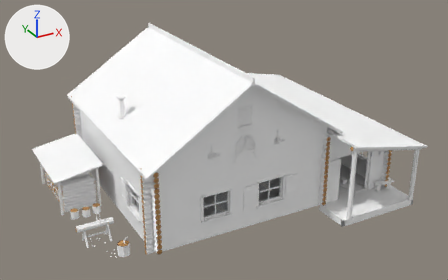
Before and after pictures for a commit that changed the glTF model assets/models/buildings/cabin_trapper.glb.
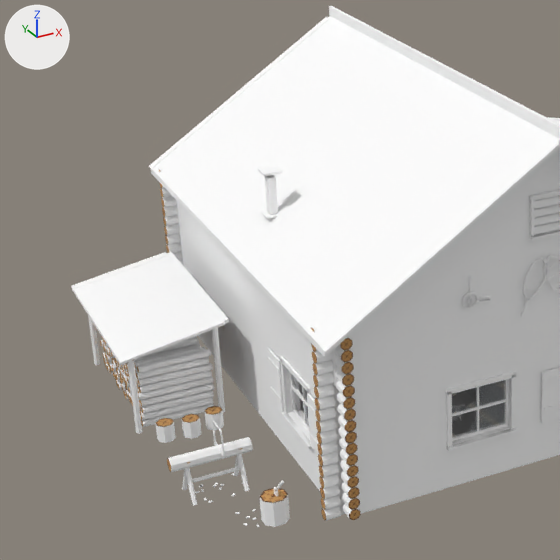
Each version appears first whole from a camera (50 mm lens) standing at (-15.09, -26.91, 15.63) and looking at (-0.63, -0.62, 2.48), and next in a close-up on the part from 0% to 56% of the width and 7% to 97% of the height. The lights are fixed; the arrows at upper left show +X, +Y and +Z. The older version's two pictures come first. Vertices at exactly the same position are counted once.

The scene before the commit, as lines of its bpy script (objects in view):
```python
me_cabin_trapper = bpy.data.meshes.new('cabin_trapper')
me_cabin_trapper.from_pydata(...)  # 16156 vertices, 24735 faces; spans x -9.6..7.2, y -7.4..8.3, z -0.3..7.6
# faces by material slot: [20070, 14, 4426, 225]
me_cabin_trapper.materials.append(mat_kit_atlas)
me_cabin_trapper.materials.append(mat_decals)
me_cabin_trapper.materials.append(mat_graffiti)
me_cabin_trapper.materials.append(mat_glass)
ob_cabin_trapper = bpy.data.objects.new('cabin_trapper', me_cabin_trapper)
ob_cabin_trapper.location = (0.0, 0.0, 0.0)
```
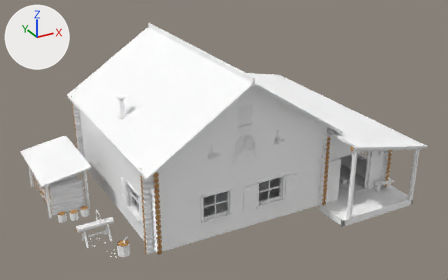
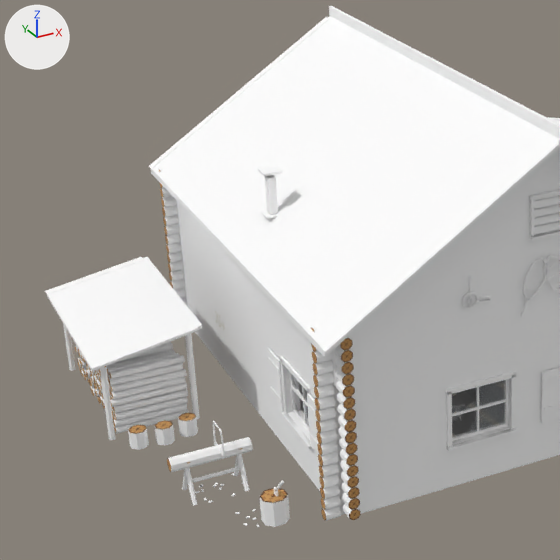
Edits to the bpy script that builds the scene:
```text
Change me_cabin_trapper:
    used by ob_cabin_trapper; location = (0.0, 0.0, 0.0)
    remove me_cabin_trapper.from_pydata(...)  # 16156 vertices, 24735 faces; spans x -9.6..7.2, y -7.4..8.3, z -0.3..7.6
    add me_cabin_trapper.from_pydata(...)  # 16136 vertices, 24711 faces; spans x -10.2..7.2, y -7.4..8.3, z -0.3..7.6
    me_cabin_trapper part 1: the loose piece of 16 vertices spanning x -9.3..-9.2, y 3.8..3.9, z 0.0..1.9 is moved by (-0.6, 0.0, 0.0)
    me_cabin_trapper part 2: the loose piece of 16 vertices spanning x -9.3..-9.2, y 0.1..0.2, z 0.0..1.9 is moved by (-0.6, 0.0, 0.0)
    me_cabin_trapper part 3: the loose piece of 8 vertices spanning x -9.6..-7.1, y -0.2..4.2, z 1.9..2.4 is moved by (-0.6, 0.0, 0.0)
    me_cabin_trapper part 4: the loose piece of 8 vertices spanning x -9.6..-7.2, y 4.0..4.2, z 1.9..2.4 is moved by (-0.6, 0.0, 0.0)
    me_cabin_trapper part 5: the loose piece of 8 vertices spanning x -9.6..-7.2, y -0.2..0.0, z 1.9..2.4 is moved by (-0.6, 0.0, 0.0)
    me_cabin_trapper part 6: the loose piece of 16 vertices spanning x -9.1..-7.5, y 2.2..2.4, z 0.0..0.2 is moved by (-0.6, 0.0, 0.0)
    me_cabin_trapper part 7: the loose piece of 16 vertices spanning x -9.1..-7.5, y 0.3..0.4, z 0.0..0.2 is moved by (-0.6, 0.0, 0.0)
    me_cabin_trapper part 8: the loose piece of 16 vertices spanning x -9.1..-7.4, y 1.8..2.0, z 0.2..0.3 is rebuilt with 16 vertices and now spans x -9.7..-8.0, y 1.8..2.0, z 0.2..0.3
    me_cabin_trapper part 9: 115 loose pieces with 1860 vertices, spanning x -9.1..-7.3, y -0.6..4.1, z 0.0..2.3, are deleted
    me_cabin_trapper part 10: 10 vertices moved from x -8.9..-8.1, y -0.7..-0.3, z 0.0..0.4 to x -8.8..-8.1, y -0.7..-0.2, z 0.0..0.4; 240 vertices removed from x -9.1..-7.5, y -0.7..3.1, z 0.0..1.5; 2080 vertices added at x -9.7..-7.9, y -0.7..4.1, z 0.0..2.3
    me_cabin_trapper part 11: 8 kept faces spanning x -8.8..-8.1, y -0.7..-0.2, z 0.0..0.4 get new texture (UV) coordinates
    other edits to the shape of me_cabin_trapper do not show in these pictures
```

Location of each change, (x1, y1, x2, y2) in pixels of the close-ups (560 x 560 px; the box of a moved part takes in the faces that stretch with it):
'cabin_trapper', reshaped
    before: (71, 6, 560, 527)
    after: (45, 6, 560, 527)
part 1 of me_cabin_trapper, moved or reshaped
    before: (88, 315, 101, 365)
    after: (63, 324, 75, 371)
part 2 of me_cabin_trapper, moved or reshaped
    before: (128, 361, 143, 434)
    after: (100, 367, 115, 440)
part 3 of me_cabin_trapper, moved or reshaped
    before: (72, 252, 229, 364)
    after: (46, 257, 202, 371)
part 4 of me_cabin_trapper, moved or reshaped
    before: (71, 252, 168, 289)
    after: (45, 257, 143, 295)
part 5 of me_cabin_trapper, moved or reshaped
    before: (118, 318, 225, 365)
    after: (90, 324, 199, 371)
part 6 of me_cabin_trapper, moved or reshaped
    before: (118, 383, 122, 390)
    after: (92, 389, 96, 396)
part 7 of me_cabin_trapper, moved or reshaped
    before: (141, 404, 214, 427)
    after: (114, 410, 188, 434)
part 8 of me_cabin_trapper, rebuilt
    before: (121, 383, 126, 390)
    after: (95, 389, 100, 396)
part 9 of me_cabin_trapper, deleted
    before: (102, 328, 225, 430)
part 10 of me_cabin_trapper, built on
    before: (135, 347, 209, 443)
    after: (78, 334, 200, 450)
part 11 of me_cabin_trapper, surface changed
    before: (171, 419, 190, 440)
    after: (172, 412, 193, 443)
